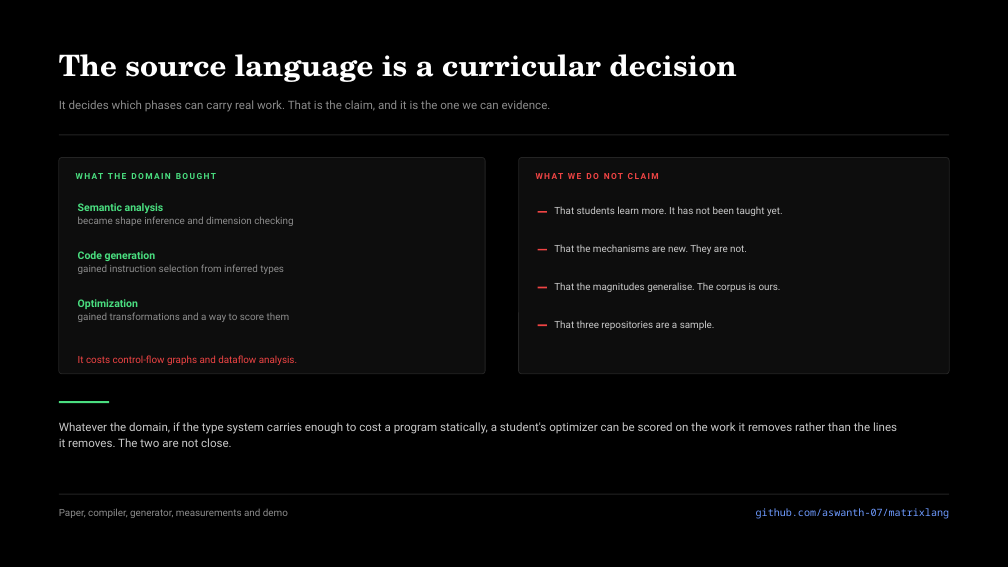
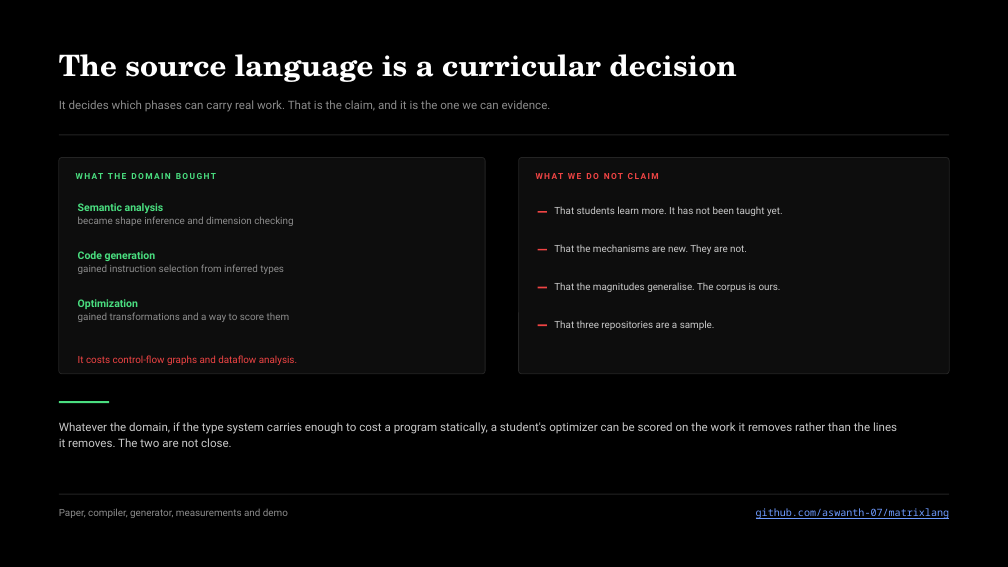
Before and after one commit to aswanth-07/matrixlang, a slide deck: slide 9 of docs/submission/MatrixLang-Deck.pptx. Drawn at 1008x567 pixels with LibreOffice and Linux fonts; fonts in the diff are those of the drawing. Boxes give left, top, right and bottom in pixels: in the first picture for what was removed or moved away, otherwise in the second. Text is boxed around its words. In the diff, an @@ line names an element or a change of style, - is before the commit and + after.

```diff
--- a/docs/submission/MatrixLang-Deck.pptx
+++ b/docs/submission/MatrixLang-Deck.pptx
@@ text "github.com/aswanth-07/matrixlang" at <box>756,508,950,519</box>: underline on @@
```
Also in this commit, not shown: 1 other slide changed, 2 other files.
